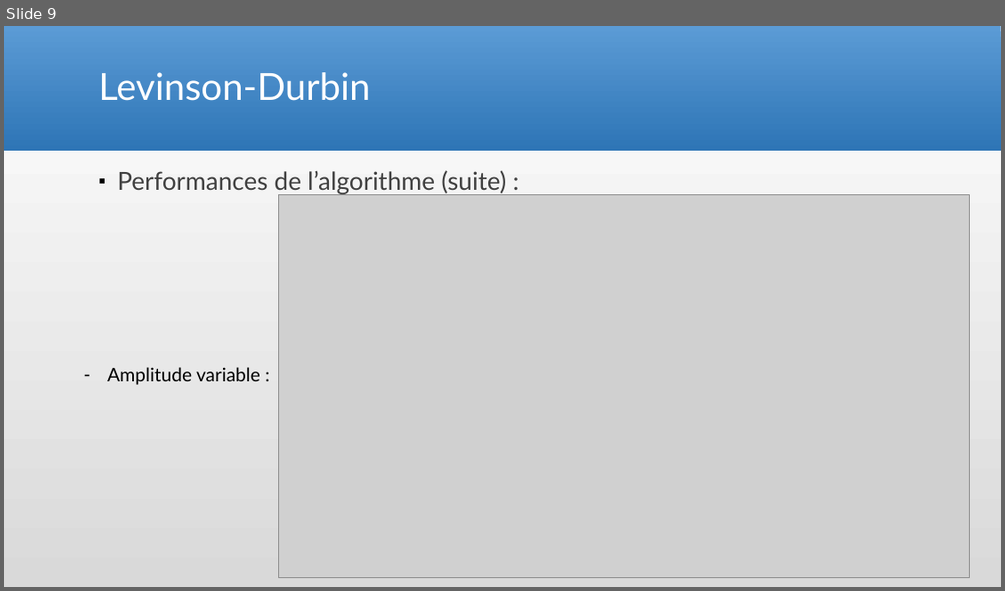
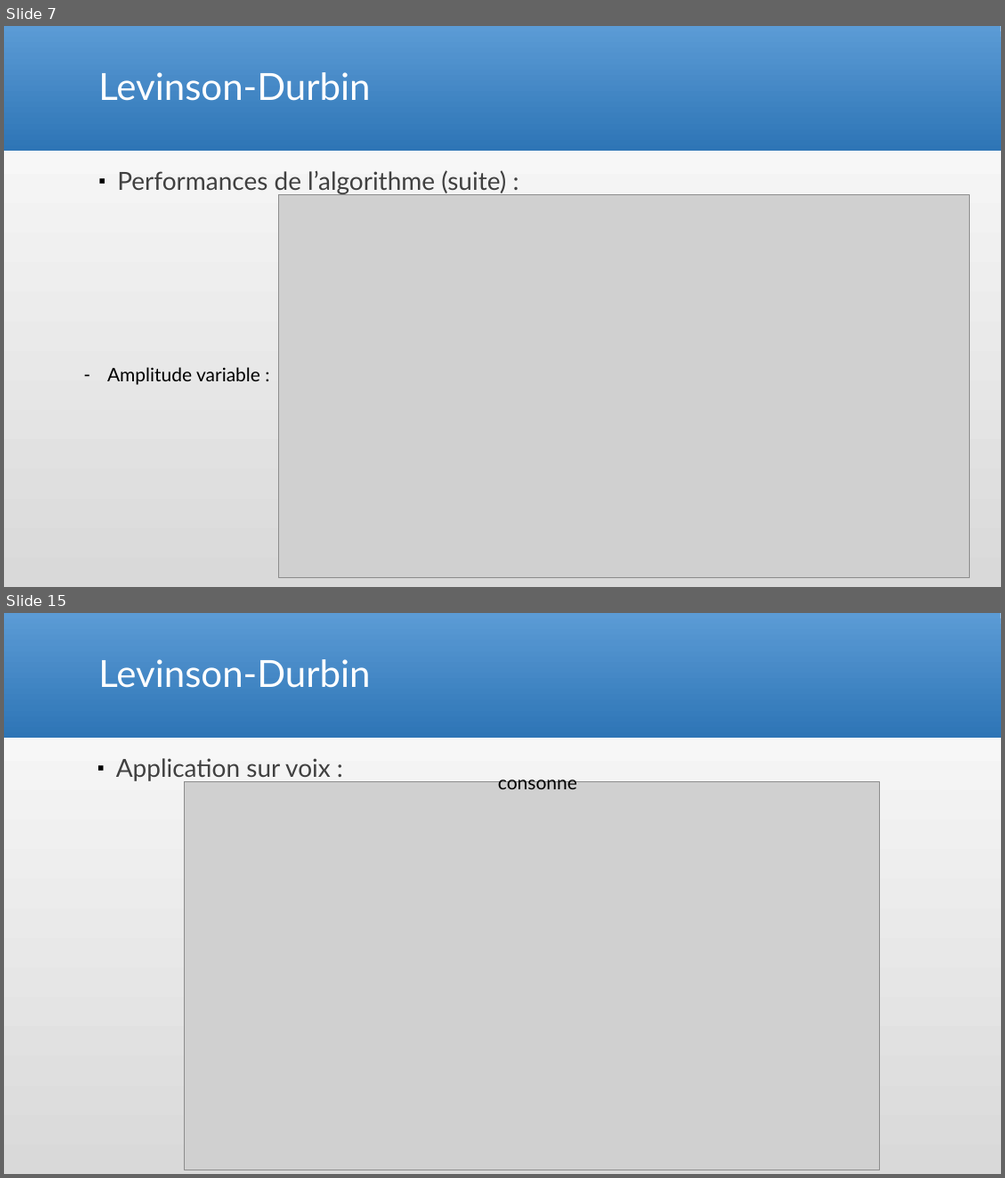
Before and after one commit to Arcyno/analyse_spectrale, a slide deck: Analyse spectrale_antoine.pptx. Shown one above the other, each under a label of ours: slide 9 before the commit, slides 7 and 15 after it; the slides between them are not shown. The pictures are 1005x591 and 1005x1178 pixels, drawn with LibreOffice and Linux fonts; fonts in the diff are those of the drawing; grey boxes stand for pictures. Boxes give left, top, right and bottom in pixels: in the first picture for what was removed or moved away, otherwise in the second. Text is boxed around its words. In the diff, an @@ line names an element or a change of style, - is before the commit and + after.

```diff
--- a/Analyse spectrale_antoine.pptx
+++ b/Analyse spectrale_antoine.pptx
@@ slide 15 added at (4, 613, 1001, 1174), background gradient #D9D9D9 to #FFFFFF; not listed: 1 template element that a slide beside it also shows @@
@@ title added at (98, 659, 370, 688), 36 pt, text #FFFFFF @@
+Levinson-Durbin
@@ text added at (116, 758, 331, 782), 24 pt, text #404040 @@
+▪ Application sur voix :
@@ picture added at (184, 781, 879, 1169) @@
@@ text added at (498, 779, 577, 789), 18 pt, text #000000 @@
+consonne
@@ what was slide 9 is now slide 7 @@
```
Also in this commit, not shown: 2 slides changed, 9 other slides added, 8 slides removed.
